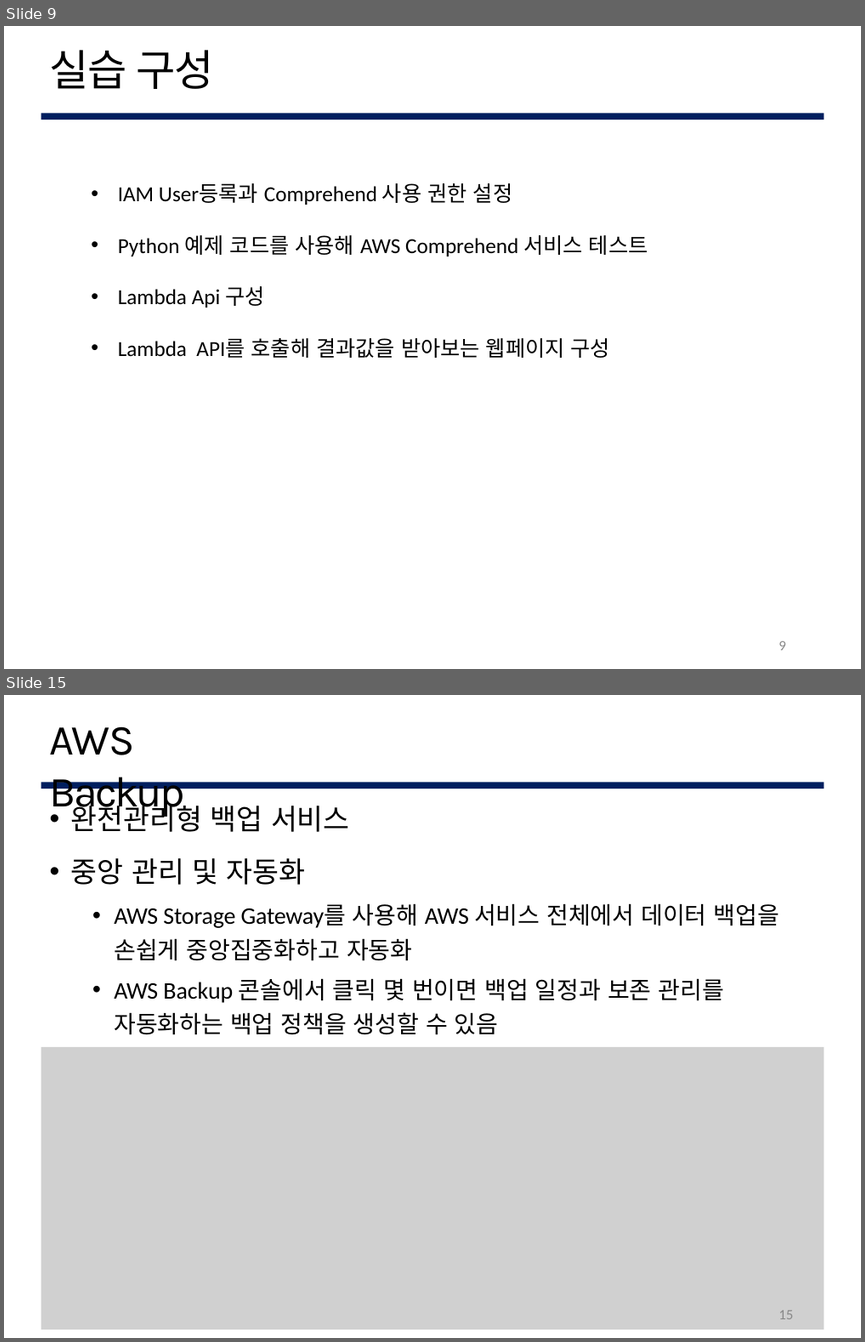
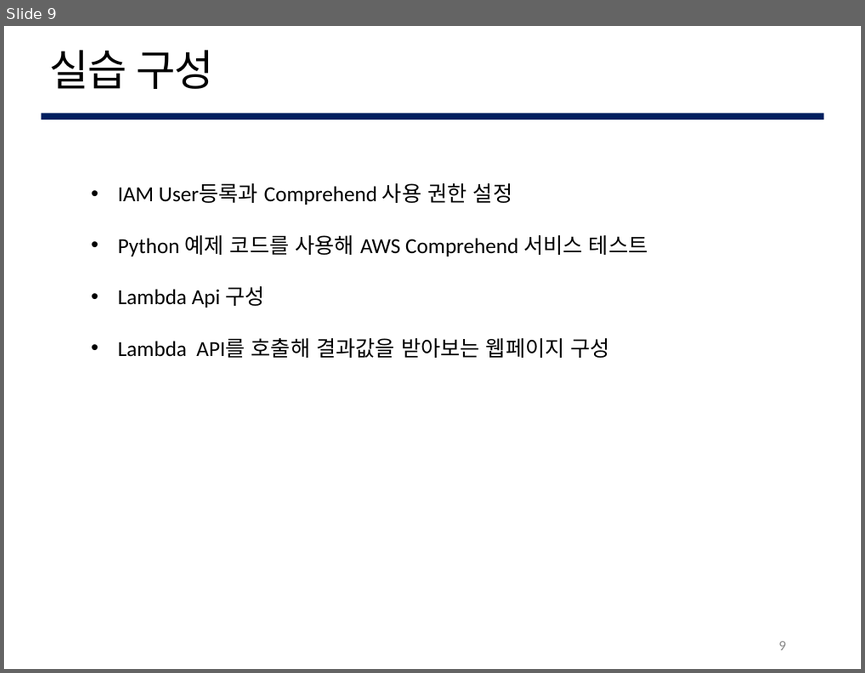
Before and after one commit to lee95292/AWS_Comprehend_onUse, a slide deck: sildes/AWS_Comprehend.pptx. Shown one above the other, each under a label of ours: slides 9 and 15 before the commit, slide 9 after it; the slides between them are not shown. The pictures are 865x1342 and 865x673 pixels, drawn with LibreOffice and Linux fonts; fonts in the diff are those of the drawing; grey boxes stand for pictures; background and template pictures are left out. Boxes give left, top, right and bottom in pixels: in the first picture for what was removed or moved away, otherwise in the second. Text is boxed around its words. In the diff, an @@ line names an element or a change of style, - is before the commit and + after.

```diff
--- a/sildes/AWS_Comprehend.pptx
+++ b/sildes/AWS_Comprehend.pptx
@@ slide 15 removed at (4, 695, 861, 1338), background #FFFFFF; not listed: 1 template element that a slide beside it also shows @@
@@ title removed at (50, 726, 185, 817) @@
-AWS Backup
@@ text removed at (71, 800, 779, 1035) @@
-• 완전관리형 백업 서비스
-• 중앙 관리 및 자동화
-  • AWS Storage Gateway를 사용해 AWS 서비스 전체에서 데이터 백업을 손쉽게 중앙집중화하고 자동화
-  • AWS Backup 콘솔에서 클릭 몇 번이면 백업 일정과 보존 관리를
-자동화하는 백업 정책을 생성할 수 있음
@@ picture removed at (41, 1047, 823, 1329) @@
@@ page number removed at (778, 1310, 793, 1319) @@
-15
```
Also in this commit, not shown: 2 slides changed, 7 slides added, 40 other slides removed.
